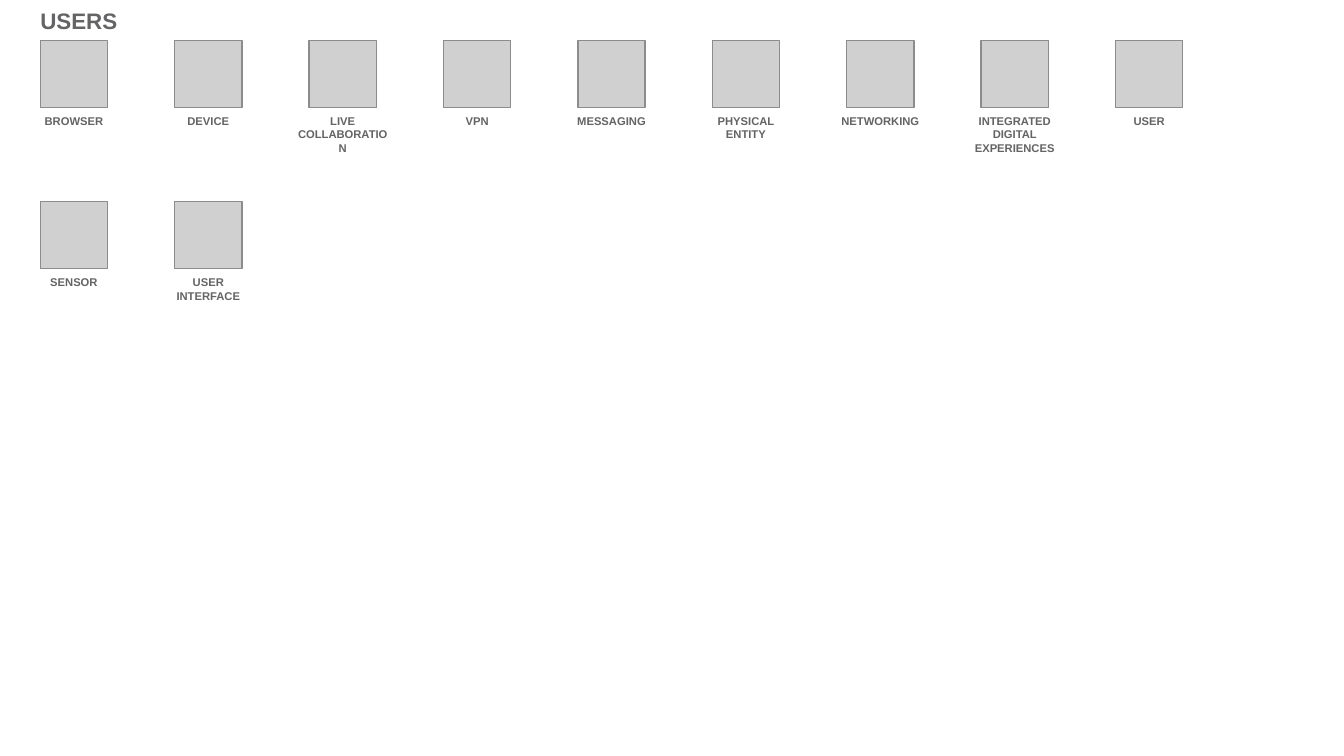
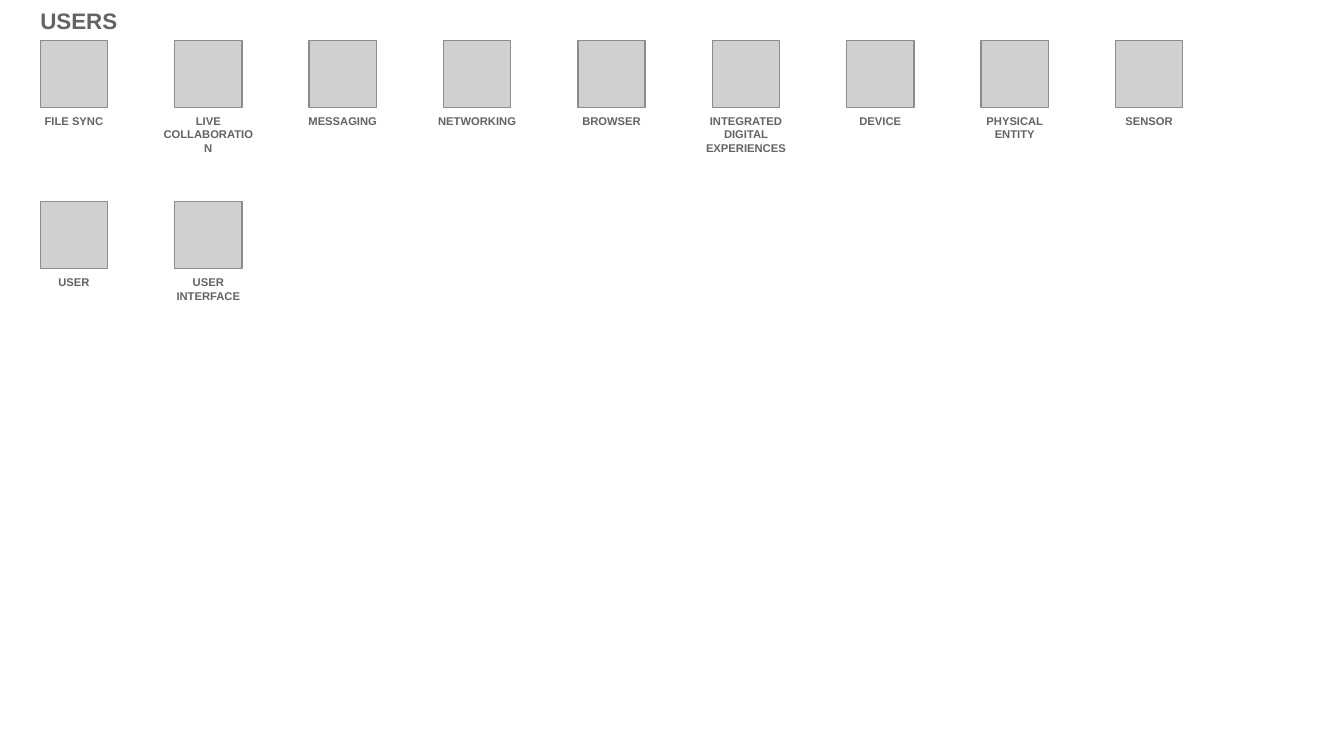
Before and after one commit to l2fprod/myarchitecture, a slide deck: slide 22 of mycatalog-architecture-diagram-template.pptx. Drawn at 1344x756 pixels with LibreOffice and Linux fonts; fonts in the diff are those of the drawing; grey boxes stand for pictures. Boxes give left, top, right and bottom in pixels: in the first picture for what was removed or moved away, otherwise in the second. Text is boxed around its words. In the diff, an @@ line names an element or a change of style, - is before the commit and + after.

```diff
--- a/mycatalog-architecture-diagram-template.pptx
+++ b/mycatalog-architecture-diagram-template.pptx
@@ text at [45, 117, 103, 125]: text changed @@
-BROWSER
+FILE SYNC
@@ text "LIVE COLLABORATION": place and size @@
-text "LIVE COLLABORATION" at [330, 117, 355, 125]
+text "LIVE COLLABORATION" at [196, 117, 221, 125]
@@ text removed at [187, 117, 229, 125] @@
-DEVICE
@@ text added at [308, 117, 377, 125], 6 pt, text #646365, bold @@
+MESSAGING
@@ text at [438, 117, 516, 125]: text changed @@
-VPN
+NETWORKING
@@ text at [582, 117, 641, 125]: text changed @@
-MESSAGING
+BROWSER
@@ text at [706, 117, 786, 152]: text changed @@
-PHYSICAL ENTITY
+INTEGRATED DIGITAL EXPERIENCES
@@ text at [859, 117, 901, 125]: text changed @@
-NETWORKING
+DEVICE
@@ text at [986, 117, 1043, 138]: text changed @@
-INTEGRATED DIGITAL EXPERIENCES
+PHYSICAL ENTITY
@@ text at [1125, 117, 1172, 125]: text changed @@
-USER
+SENSOR
@@ text at [58, 278, 89, 286]: text changed @@
-SENSOR
+USER
```
Also in this commit, not shown: 16 other slides changed, 1 slide added, 1 slide removed.
